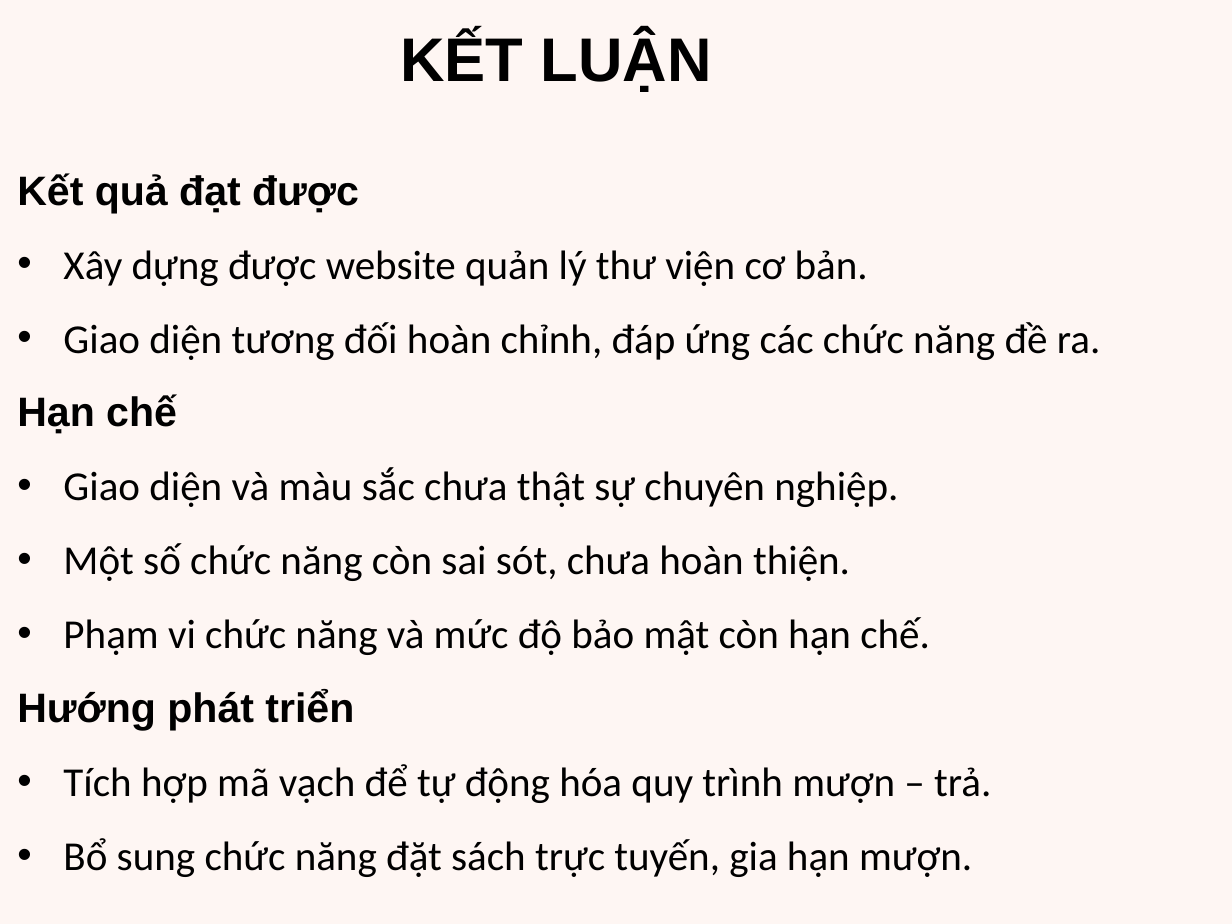
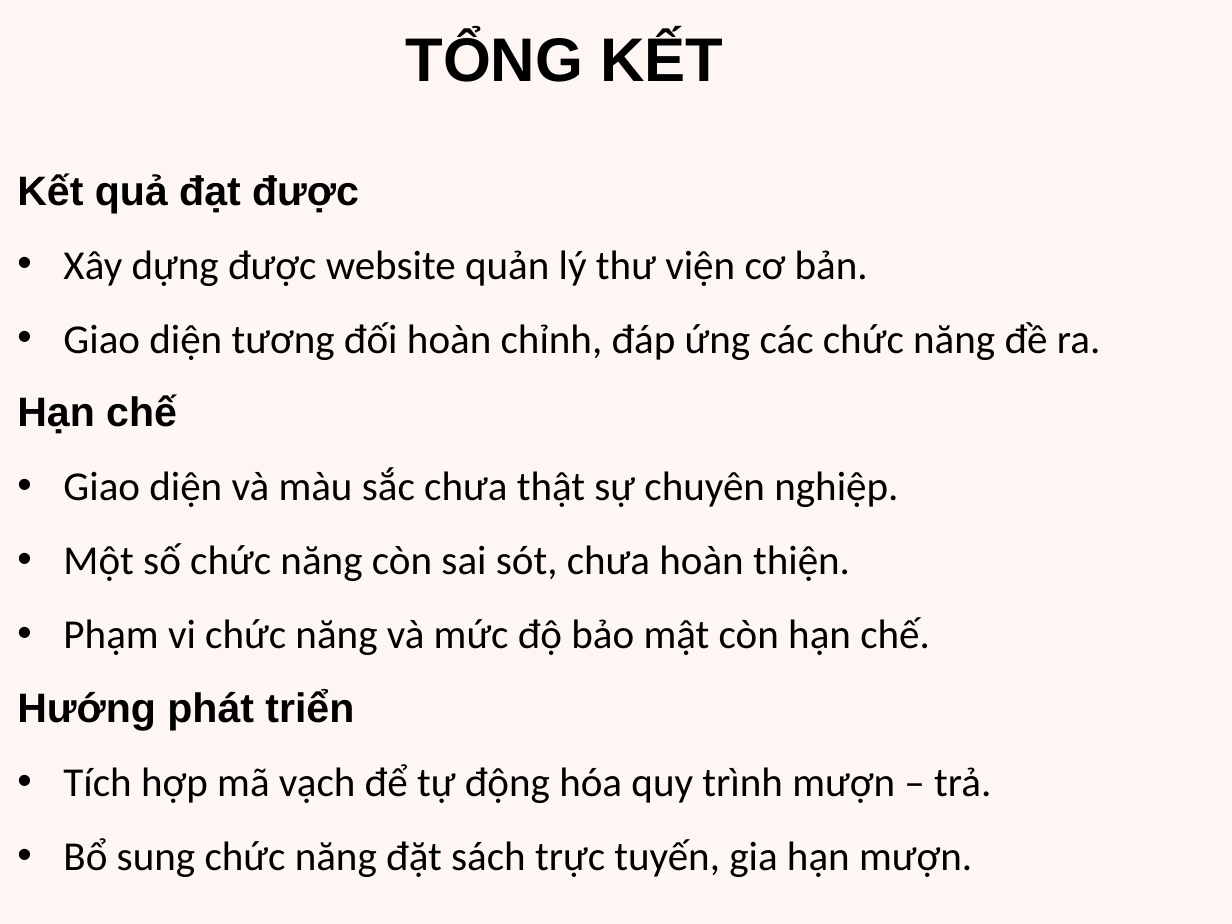
Before and after one commit to QueAnh068/csn-da23ttb-thachnguyenqueanh-webquanlythuvien, a slide deck: slide 13 of thesis/BaoCaoCSNHT.pptx (slide 18 before the commit). Drawn at 1232x924 pixels with LibreOffice and Linux fonts; fonts in the diff are those of the drawing. Boxes give left, top, right and bottom in pixels: in the first picture for what was removed or moved away, otherwise in the second. Text is boxed around its words. In the diff, an @@ line names an element or a change of style, - is before the commit and + after.

```diff
--- a/thesis/BaoCaoCSNHT.pptx
+++ b/thesis/BaoCaoCSNHT.pptx
@@ text at [406,31,723,82]: text changed @@
-KẾT LUẬN
+TỔNG KẾT
```
Also in this commit, not shown: 6 other slides changed, 3 slides added, 8 slides removed.
